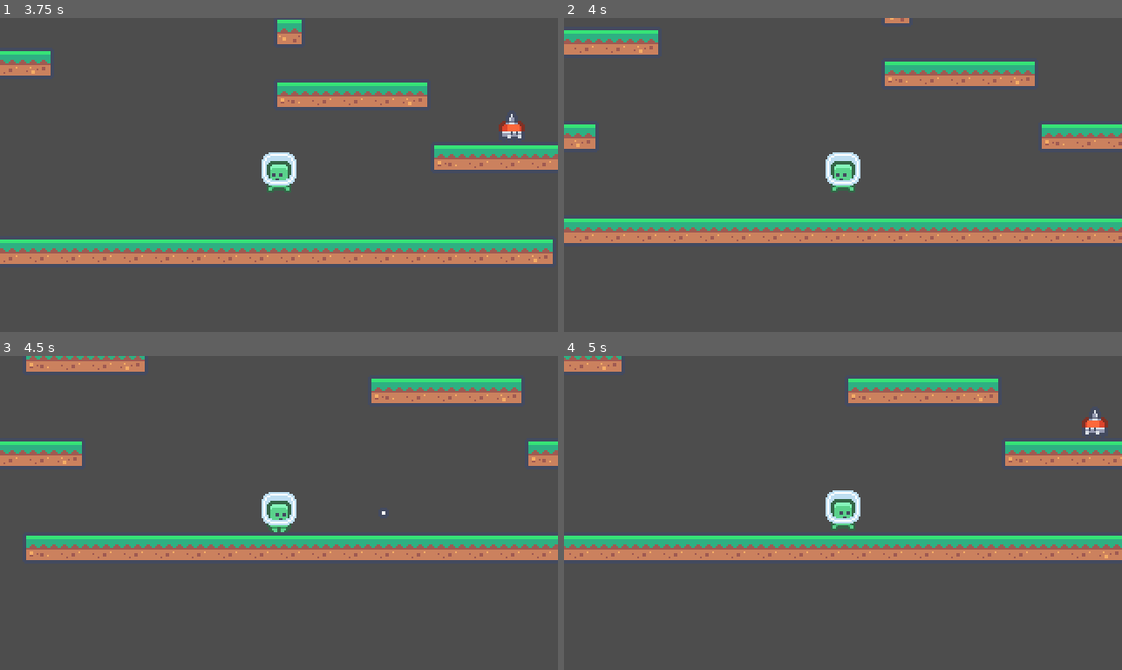
Above: before the commit, frames 1-4 (two rows, left to right).
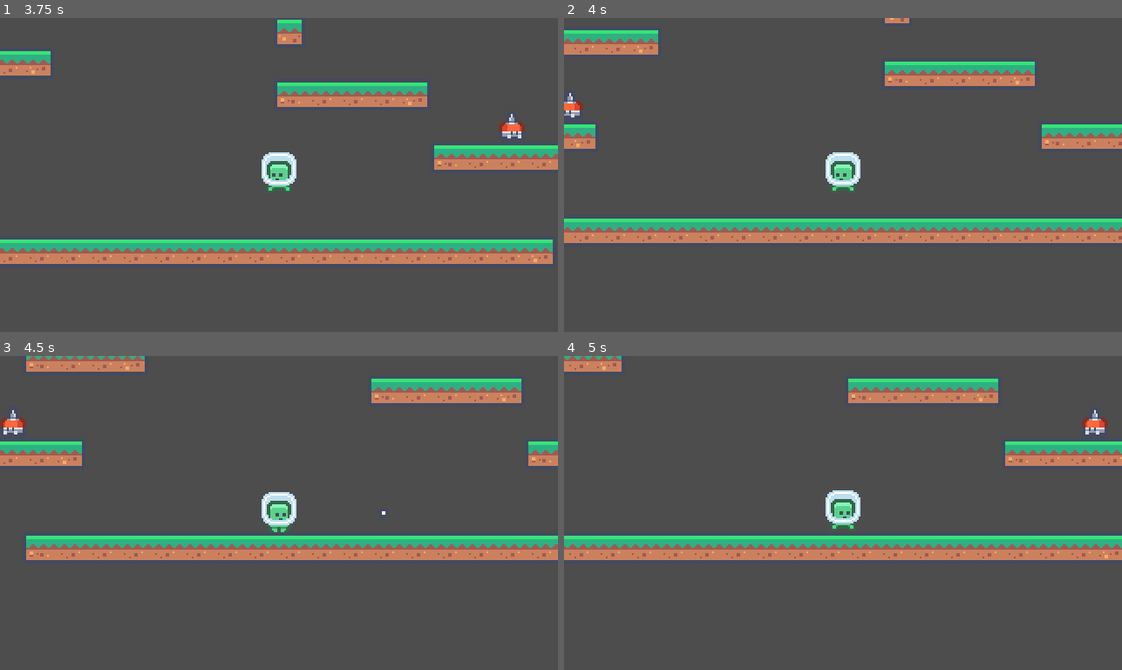
Above: after the commit, the same moments.

Repository: vard0han/pengu
Game: Godot game, scene res://scenes/levels/placeholder.tscn
Two runs of this game, one before a commit and one after it. Both use one fixed random seed, a clock stepped at 60 frames per second and the inputs below.
Inputs (mouse positions are in pixels of both pictures, inside the frame that each line leads up to):
- Up to frame 1 (3.75 s): move the mouse to (251, 237) at 0.52 s; hold D (move_right) 0.53-2.03 s; tap W (jump) at 0.6, 0.77, 1.07, 1.52, 1.55, 1.82, 2.1, 3.02, 3.05, 3.32, 3.6 s; move the mouse to (446, 222) at 1.27 s; click (446, 222) at 1.35 s; move the mouse to (111, 127) at 2.02 s; hold A (move_left) from 2.03 s (still down); move the mouse to (306, 175) at 2.77 s; click (306, 175) at 2.85 s; move the mouse to (195, 96) at 3.52 s
- Up to frame 2 (4 s): keep holding A (move_left); tap W (jump) at 3.77 s
- Up to frame 3 (4.5 s): tap W (jump) at 4.07 s; move the mouse to (401, 497) at 4.27 s; release A (move_left) at 4.28 s; hold D (move_right) from 4.28 s (still down); click (401, 497) at 4.35 s
- Up to frame 4 (5 s): keep holding D (move_right); tap W (jump) at 4.52, 4.55, 4.82 s

Frame 1 is identical in both runs. In frame 2, 0.2% of the frame differs, in the area x 0-4%, y 23-32%; in frame 3, 0.2%, in the area x 0-5%, y 17-25%; in frame 4, nothing differs.

Commit message:
[Cards] Add CardData resource type and CardInventory component
- Add CardData resource (card_name, card_id, movement_ability_scene)
- Add jump_card.tres and dash_card.tres resource files
- Add CardInventory component with add/remove/get/is_full and signals
- Add CardInventory as child node of Player
- Update CardPickup to carry and transfer CardData on collection
- Update Enemy.die() to assign card_drop data to spawned pickup
- Update Player.collect_card() to forward to CardInventory
- Remove placeholder cards_collected counter

Diff:
--- a/scenes/cards/card_pickup.gd
+++ b/scenes/cards/card_pickup.gd
@@ -1,7 +1,9 @@
 class_name CardPickup
 extends Area2D
 
+@export var card_data: CardData
+
 func _on_body_entered(body: Node) -> void:
 	if body is Player:
-		print("card")
+		body.collect_card(card_data)
 		queue_free()
--- a/scenes/enemies/enemy.gd
+++ b/scenes/enemies/enemy.gd
@@ -4,6 +4,7 @@
 @export var max_health: int = 1
 @export var contact_damage : int = 1
 @export var card_drop_scene : PackedScene
+@export var card_drop : CardData
 
 var current_health : int
 
@@ -21,6 +22,7 @@
 	# add it in the level scene tree, remove the enemy
 	if card_drop_scene:
 		var card_pickup = card_drop_scene.instantiate()
+		card_pickup.card_data = card_drop
 		card_pickup.global_position = global_position
 		get_tree().current_scene.get_node("Pickups").call_deferred("add_child", card_pickup)
 		queue_free()
--- a/scenes/levels/placeholder.tscn
+++ b/scenes/levels/placeholder.tscn
@@ -3,6 +3,8 @@
 [ext_resource type="Texture2D" uid="uid://bcigxtkqq5rir" path="res://assets/Tilemap/tilemap_packed.png" id="1_on2b6"]
 [ext_resource type="PackedScene" uid="uid://cvjuwglb08ivq" path="res://scenes/player/player.tscn" id="2_addv0"]
 [ext_resource type="PackedScene" uid="uid://k1c5t2tg6rfn" path="res://scenes/enemies/patrol_enemy.tscn" id="3_ib0f8"]
+[ext_resource type="Resource" uid="uid://dhb22ygslces5" path="res://scripts/resources/cards/jump_card.tres" id="4_tjj0y"]
+[ext_resource type="Resource" uid="uid://c1sso5unef5oq" path="res://scripts/resources/cards/dash_card.tres" id="5_k0n4l"]
 
 [sub_resource type="TileSetAtlasSource" id="TileSetAtlasSource_addv0"]
 texture = ExtResource("1_on2b6")
@@ -261,6 +263,12 @@
 
 [node name="PatrolEnemy" parent="Enemies" unique_id=276203327 instance=ExtResource("3_ib0f8")]
 position = Vector2(277, 72)
+card_drop = ExtResource("4_tjj0y")
 
 [node name="PatrolEnemy2" parent="Enemies" unique_id=1535574037 instance=ExtResource("3_ib0f8")]
 position = Vector2(64, 127)
+card_drop = ExtResource("5_k0n4l")
+
+[node name="PatrolEnemy3" parent="Enemies" unique_id=531181896 instance=ExtResource("3_ib0f8")]
+position = Vector2(-15, 67)
+card_drop = ExtResource("5_k0n4l")
--- a/scenes/player/player.gd
+++ b/scenes/player/player.gd
@@ -14,3 +14,8 @@
 
 @onready var anim_player : AnimationPlayer = $AnimationPlayer
 @onready var sprite : Sprite2D = $Sprite2D
+
+@onready var card_inventory: CardInventory = $CardInventory
+
+func collect_card(card: CardData) -> void:
+	card_inventory.add_card(card)
--- a/scenes/player/player.tscn
+++ b/scenes/player/player.tscn
@@ -10,6 +10,7 @@
 [ext_resource type="Script" uid="uid://pnxpf7p85pd1" path="res://scenes/player/states/fall.gd" id="8_qek5x"]
 [ext_resource type="Script" uid="uid://cwsw2ddmd1ftm" path="res://scenes/weapons/weapon.gd" id="9_5gtgg"]
 [ext_resource type="PackedScene" uid="uid://d1aae2yyynmf" path="res://scenes/weapons/projectile.tscn" id="10_h17s1"]
+[ext_resource type="Script" uid="uid://dphds4jgsa3rp" path="res://scripts/components/inventory/card_inventory.gd" id="11_je7p5"]
 
 [sub_resource type="CapsuleShape2D" id="CapsuleShape2D_dovo2"]
 height = 22.0
@@ -124,3 +125,6 @@
 
 [node name="Muzzle" type="Marker2D" parent="Weapon" unique_id=1214488650]
 position = Vector2(-12, 0)
+
+[node name="CardInventory" type="Node" parent="." unique_id=1711922121]
+script = ExtResource("11_je7p5")
--- /dev/null
+++ b/scripts/components/inventory/card_inventory.gd
@@ -0,0 +1,53 @@
+class_name CardInventory
+extends Node
+
+const MAX_SLOTS: int = 2
+
+signal card_added(card: CardData, slot_index: int)
+signal card_removed(card: CardData, slot_index: int)
+signal inventory_full
+
+var cards: Array[CardData] = []
+
+func add_card(card: CardData) -> bool:
+	if cards.size() >= MAX_SLOTS:
+		inventory_full.emit()
+		print("Inventory Full:")
+		return false
+
+	cards.append(card)
+	card_added.emit(card, cards.size() - 1)
+
+	_print_state()
+
+	return true
+
+func remove_card(slot_index: int) -> CardData:
+	if slot_index >= MAX_SLOTS:
+		return null
+
+	var card = cards[slot_index]
+	cards.remove_at(slot_index)
+
+	card_removed.emit(card, slot_index)
+
+	_print_state()
+
+	return card
+
+func is_full() -> bool:
+	return cards.size() >= MAX_SLOTS
+
+func get_card(slot_index: int) -> CardData:
+	if slot_index >= MAX_SLOTS:
+		return null
+
+	return cards[slot_index]
+
+func _print_state() -> void:
+	if cards.size() > 0:
+		print("Inventory: ")
+		for card in cards:
+			print(card.card_name)
+	else:
+		print("Empty")
--- /dev/null
+++ b/scripts/resources/card_data.gd
@@ -0,0 +1,7 @@
+class_name CardData
+extends Resource
+
+@export var card_name : String = ""
+# on the id lives the unique card name for matching to avoid typos
+@export var card_id : String = ""
+@export var movement_ability_scene : PackedScene = null
--- /dev/null
+++ b/scripts/resources/cards/dash_card.tres
@@ -0,0 +1,9 @@
+[gd_resource type="Resource" script_class="CardData" format=3 uid="uid://c1sso5unef5oq"]
+
+[ext_resource type="Script" uid="uid://bcny1435lia47" path="res://scripts/resources/card_data.gd" id="1_uj18g"]
+
+[resource]
+script = ExtResource("1_uj18g")
+card_name = "Dash Card"
+card_id = "dash"
+metadata/_custom_type_script = "uid://bcny1435lia47"
--- /dev/null
+++ b/scripts/resources/cards/jump_card.tres
@@ -0,0 +1,9 @@
+[gd_resource type="Resource" script_class="CardData" format=3 uid="uid://dhb22ygslces5"]
+
+[ext_resource type="Script" uid="uid://bcny1435lia47" path="res://scripts/resources/card_data.gd" id="1_eafn0"]
+
+[resource]
+script = ExtResource("1_eafn0")
+card_name = "Jump Card"
+card_id = "jump"
+metadata/_custom_type_script = "uid://bcny1435lia47"
Not shown, added: scripts/components/inventory/card_inventory.gd.uid
Not shown, added: scripts/resources/card_data.gd.uid
